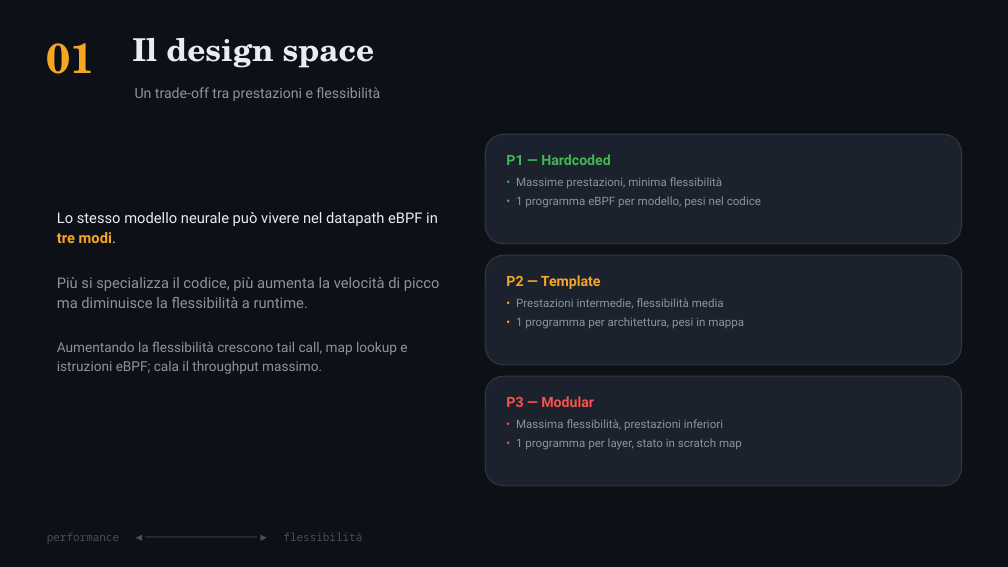
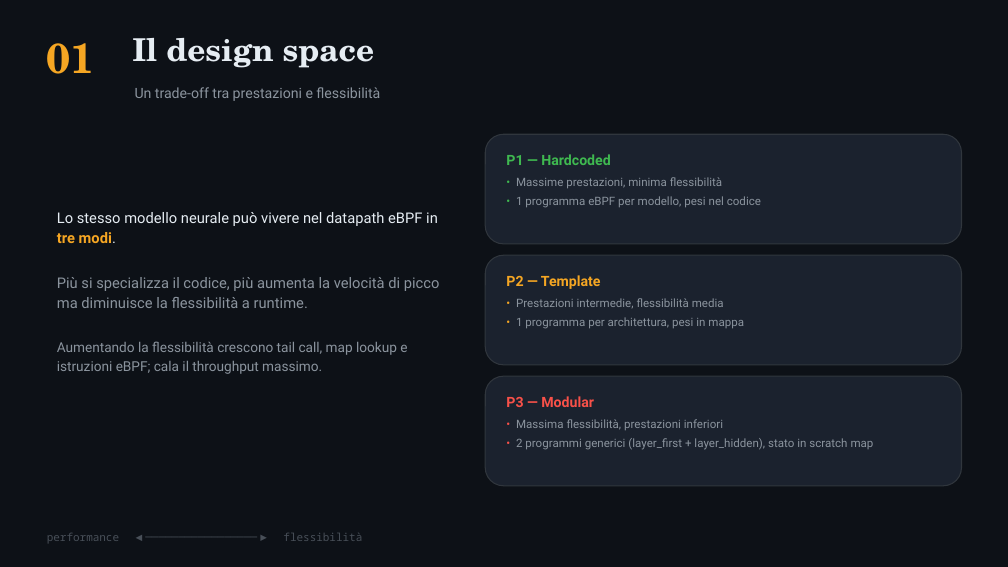
Before and after one commit to ettore-cantile/ipa_lab, a slide deck: slide 2 of docs/IPA_eBPF_pipelines.pptx. Drawn at 1008x567 pixels with LibreOffice and Linux fonts; fonts in the diff are those of the drawing. Boxes give left, top, right and bottom in pixels: in the first picture for what was removed or moved away, otherwise in the second. Text is boxed around its words. In the diff, an @@ line names an element or a change of style, - is before the commit and + after.

```diff
--- a/docs/IPA_eBPF_pipelines.pptx
+++ b/docs/IPA_eBPF_pipelines.pptx
@@ text at bbox=[516, 438, 874, 450]: text changed @@
-• 1 programma per layer, stato in scratch map
+• 2 programmi generici (layer_first + layer_hidden), stato in scratch map
```
Also in this commit, not shown: 7 other slides changed.
